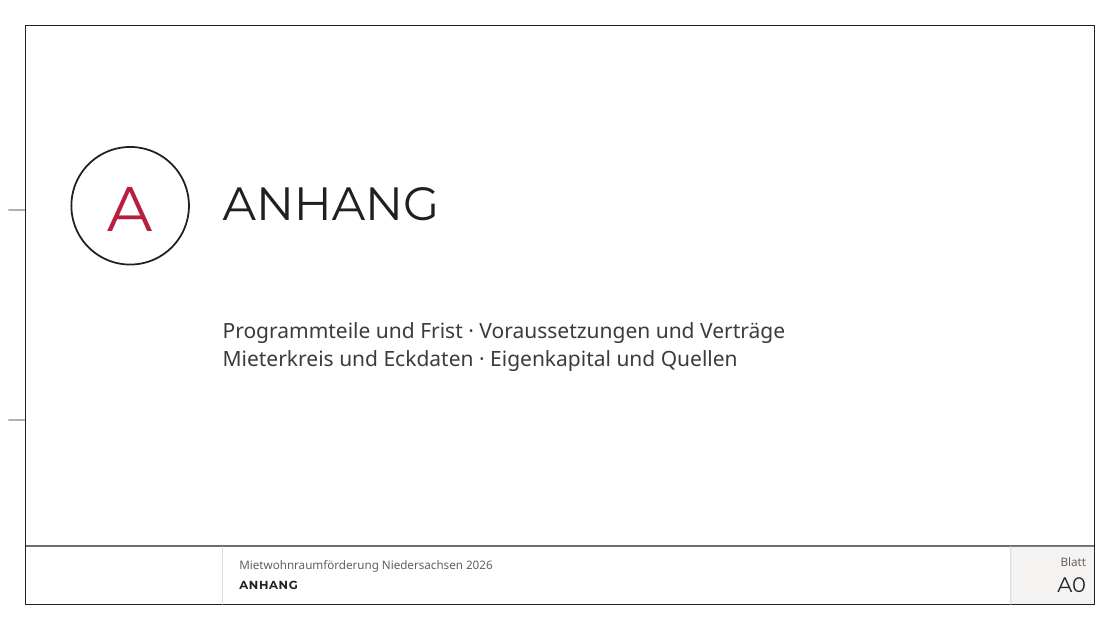
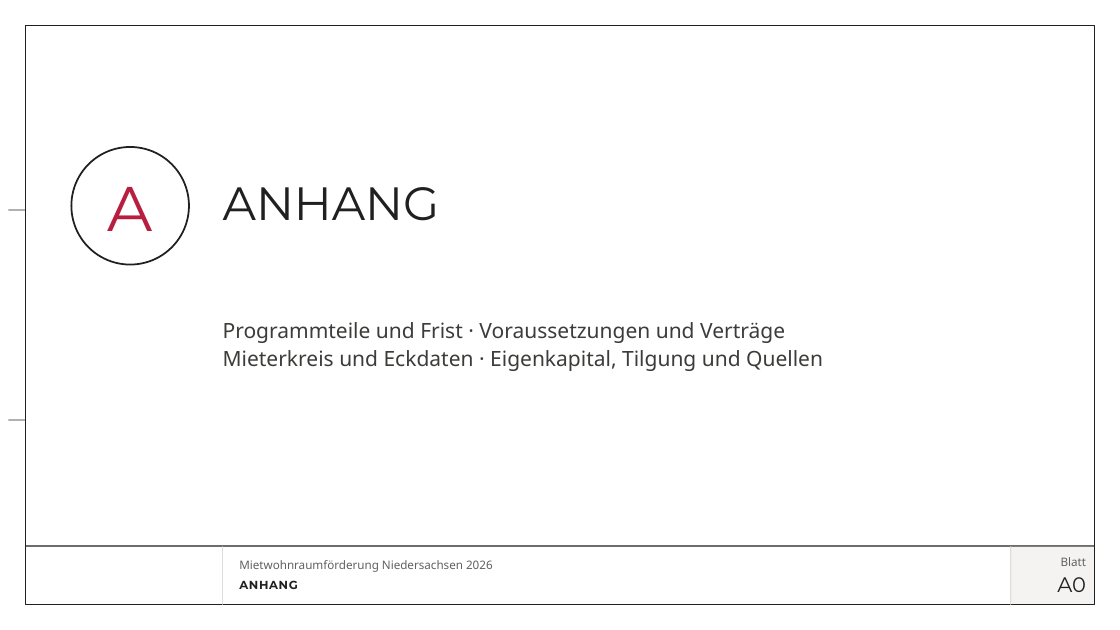
Before and after one commit to vgedaschko/NBank, a slide deck: slide 29 of praesentation/dist/PGN-Mietwohnraumfoerderung-Niedersachsen-2026-Vortrag.pptx. Drawn at 1120x630 pixels with LibreOffice and Linux fonts; fonts in the diff are those of the drawing; background and template pictures are left out. Boxes give left, top, right and bottom in pixels: in the first picture for what was removed or moved away, otherwise in the second. Text is boxed around its words. In the diff, an @@ line names an element or a change of style, - is before the commit and + after.

```diff
--- a/praesentation/dist/PGN-Mietwohnraumfoerderung-Niedersachsen-2026-Vortrag.pptx
+++ b/praesentation/dist/PGN-Mietwohnraumfoerderung-Niedersachsen-2026-Vortrag.pptx
@@ text at (223,350,823,371): text changed @@
-Mieterkreis und Eckdaten · Eigenkapital und Quellen
+Mieterkreis und Eckdaten · Eigenkapital, Tilgung und Quellen
```
Also in this commit, not shown: 1 other slide changed, 1 slide added, 14 other files.
